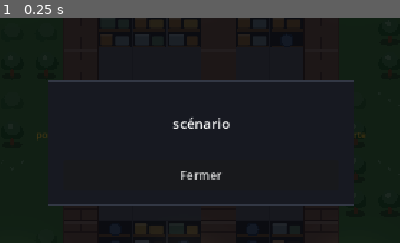
Above: before the commit, frame 1.
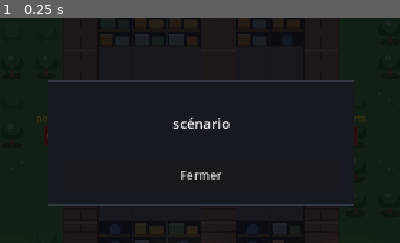
Above: after the commit, the same moment.

Repository: YohanPoirier/jeu_securite
Game: Godot game, scene res://main.tscn
Two runs of this game, one before a commit and one after it. Both use one fixed random seed, a clock stepped at 60 frames per second and the inputs below.
Inputs:
- Up to frame 1 (0.25 s): no input
The pictures show only the part of the screen within x 25-75%, y 22-72%; the shares and areas given below are measured in that part.

The runs differ from the first frame. In frame 1, 0.2% of the frame differs, in the area x 9-92%, y 43-57%.

Commit message:
Porte : herbe côté extérieur, poignées, tapis welcome
Co-Authored-By: Claude Sonnet 5.5 <noreply@anthropic.com>
Claude-Session: https://claude.ai/code/session_01Qn8oNbxsrQNPS2EWgssgFJ

Diff:
--- a/scripts/rail_view.gd
+++ b/scripts/rail_view.gd
@@ -389,10 +389,10 @@
 	_draw_walls(lay, walls)
 	# portes aux extrémités du couloir
 	for gc in [k - 1, right]:
-		_draw_gate(_cell_rect(lay, gc, RAIL_ROW), gc == k - 1)
-	draw_string(font, _cell_rect(lay, 0, RAIL_ROW).position + Vector2(0, cell * 0.6), "porte",
+		_draw_gate(_cell_rect(lay, gc, RAIL_ROW), gc == k - 1, font)
+	draw_string(font, _cell_rect(lay, 0, RAIL_ROW).position + Vector2(0, cell * 0.12), "porte",
 		HORIZONTAL_ALIGNMENT_RIGHT, cell * 1.9, 13, C_DOOR)
-	draw_string(font, _cell_rect(lay, right + 1, RAIL_ROW).position + Vector2(cell * 0.1, cell * 0.6), "porte",
+	draw_string(font, _cell_rect(lay, right + 1, RAIL_ROW).position + Vector2(cell * 0.1, cell * 0.12), "porte",
 		HORIZONTAL_ALIGNMENT_LEFT, cell * 1.9, 13, C_DOOR)
 
 
@@ -460,15 +460,33 @@
 	draw_rect(rc, C_MORTAR.darkened(0.2), false, 1.0)
 
 
-## Porte de l'entrepôt : une plaque pleine, simple, dans l'ouverture du mur (seuil de sol autour).
-func _draw_gate(rc: Rect2, _left_side: bool) -> void:
-	draw_rect(rc, C_FLOOR)
-	draw_rect(rc, C_TILE, false, 1.0)
+## Porte de l'entrepôt : fine plaque dorée au milieu de la case, herbe côté extérieur, poignées
+## des deux côtés et petit tapis d'accueil devant.
+func _draw_gate(rc: Rect2, left_side: bool, font: Font) -> void:
+	var sgn := -1.0 if left_side else 1.0  # direction de l'extérieur
+	var cx := rc.get_center().x
+	var out_rc := Rect2(rc.position.x if left_side else cx, rc.position.y, rc.size.x / 2.0, rc.size.y)
+	var in_rc := Rect2(cx if left_side else rc.position.x, rc.position.y, rc.size.x / 2.0, rc.size.y)
+	draw_rect(in_rc, C_FLOOR)
+	draw_rect(in_rc, C_TILE, false, 1.0)
+	draw_rect(out_rc, C_GRASS)
+	# tapis d'accueil, sur l'herbe, juste devant la porte
 	var w := rc.size.x * 0.20
-	var slab := Rect2(rc.get_center().x - w / 2.0, rc.position.y, w, rc.size.y)
+	var cell := rc.size.x
+	var mat_x := cx + sgn * w / 2.0 if not left_side else cx - w / 2.0 - cell * 0.95
+	var mat := Rect2(mat_x, rc.get_center().y - cell * 0.30, cell * 0.95, cell * 0.60)
+	draw_rect(mat, Color(0.55, 0.20, 0.18))
+	draw_rect(mat.grow(-3.0), Color(0.40, 0.14, 0.14), false, 1.5)
+	draw_string(font, Vector2(mat.position.x, mat.get_center().y + 3.5), "WELCOME", HORIZONTAL_ALIGNMENT_CENTER, mat.size.x, 8, Color(0.95, 0.85, 0.65))
+	# plaque
+	var slab := Rect2(cx - w / 2.0, rc.position.y, w, rc.size.y)
 	draw_rect(slab, C_DOOR)
 	draw_rect(Rect2(slab.position, Vector2(slab.size.x * 0.4, slab.size.y)), C_DOOR.lightened(0.25))
 	draw_rect(slab, C_DOOR.darkened(0.55), false, 2.0)
+	# poignées de chaque côté
+	var hy := rc.get_center().y - 4.0
+	draw_rect(Rect2(slab.position.x - 3.0, hy, 3.0, 8.0), Color(0.30, 0.22, 0.10))
+	draw_rect(Rect2(slab.end.x, hy, 3.0, 8.0), Color(0.30, 0.22, 0.10))
 
 
 func _draw_doorway(rc: Rect2) -> void:
